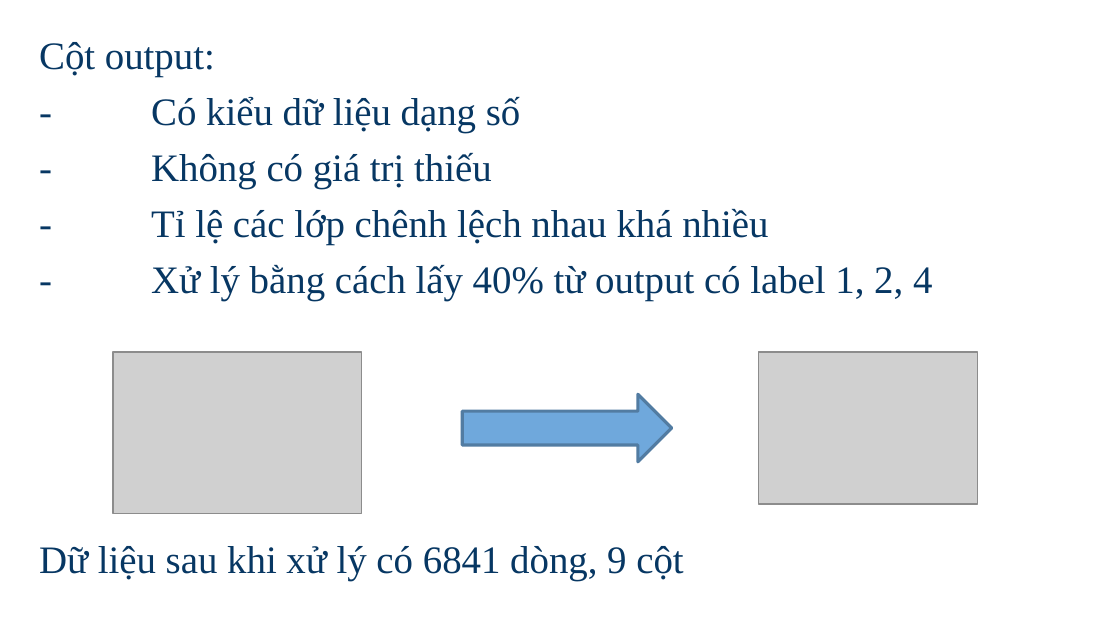
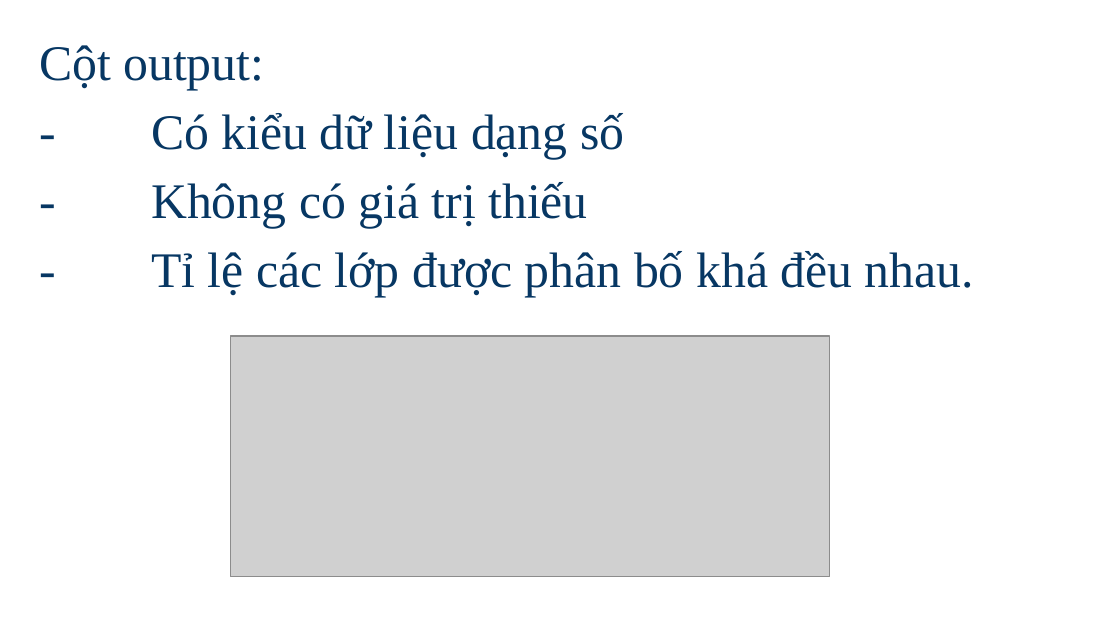
Before and after one commit to lethanhson1504/datascience-project-group16, a slide deck: slide 12 of Slide.pptx. Drawn at 1120x630 pixels with LibreOffice and Linux fonts; fonts in the diff are those of the drawing; grey boxes stand for pictures; background and template pictures are left out. Boxes give left, top, right and bottom in pixels: in the first picture for what was removed or moved away, otherwise in the second. Text is boxed around its words. In the diff, an @@ line names an element or a change of style, - is before the commit and + after.

```diff
--- a/Slide.pptx
+++ b/Slide.pptx
@@ text at (39, 45, 624, 228): size 25 to 32 pt in "Cột output:", "- Có kiểu dữ liệu dạng số", "- Không có giá trị thiếu" @@
@@ text at (151, 251, 974, 297): text changed; size 25 to 32 pt @@
-- Tỉ lệ các lớp chênh lệch nhau khá nhiều
-- Xử lý bằng cách lấy 40% từ output có label 1, 2, 4
-Dữ liệu sau khi xử lý có 6841 dòng, 9 cột
+- Tỉ lệ các lớp được phân bố khá đều nhau.
@@ picture removed at (113, 352, 362, 513) @@
@@ picture added at (231, 336, 830, 577) @@
@@ picture removed at (758, 352, 977, 504) @@
@@ right arrow removed at (463, 394, 672, 461) @@
```
Also in this commit, not shown: 12 other slides changed, 4 slides added, 1 slide removed, 3 other files.
